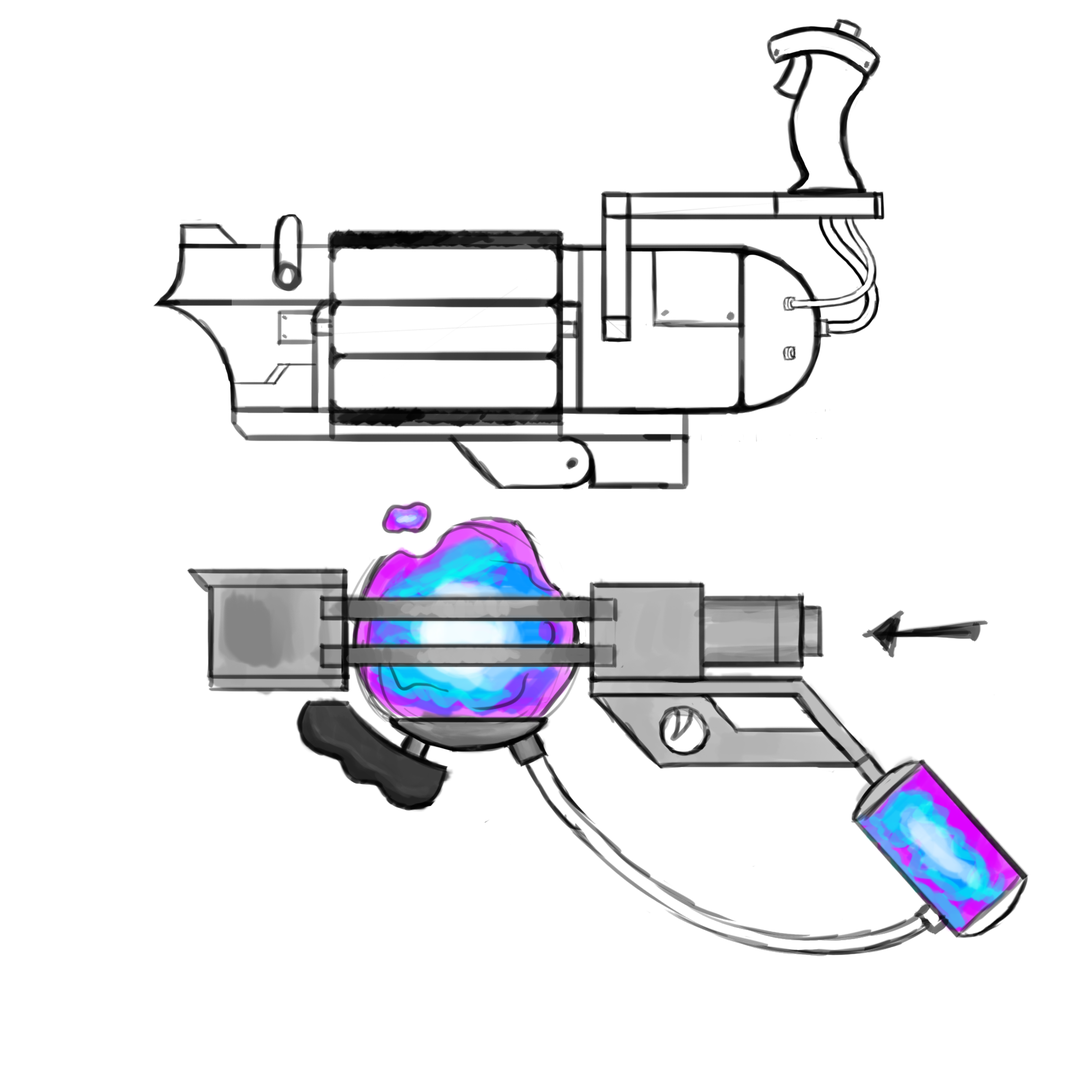
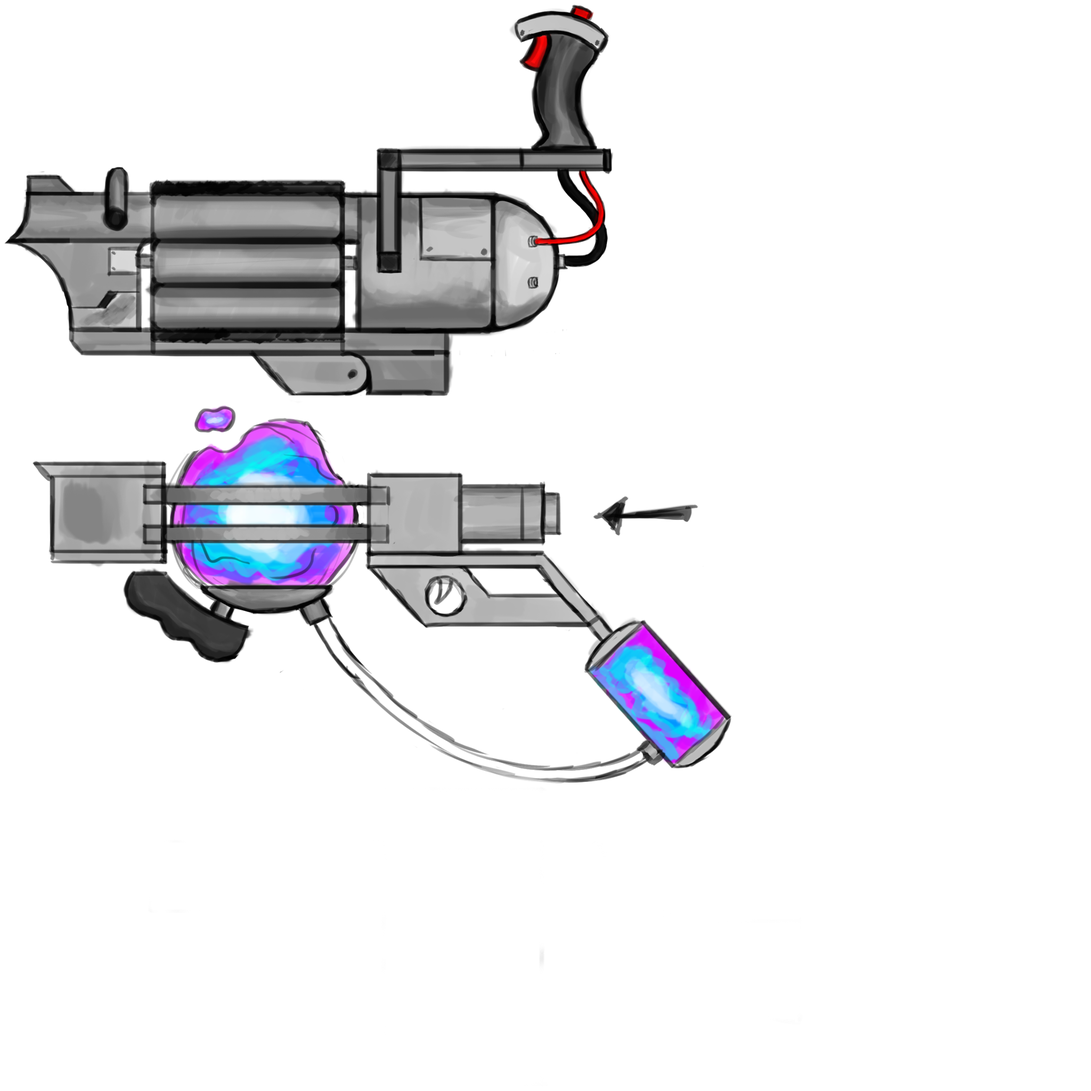
Layers edited between the first and the second 1091x1091 image:
painted on "Sketch" over [4, 4, 1030, 1024]
renamed "Layer 1" to "Color", painted on it over [14, 5, 1023, 936]
